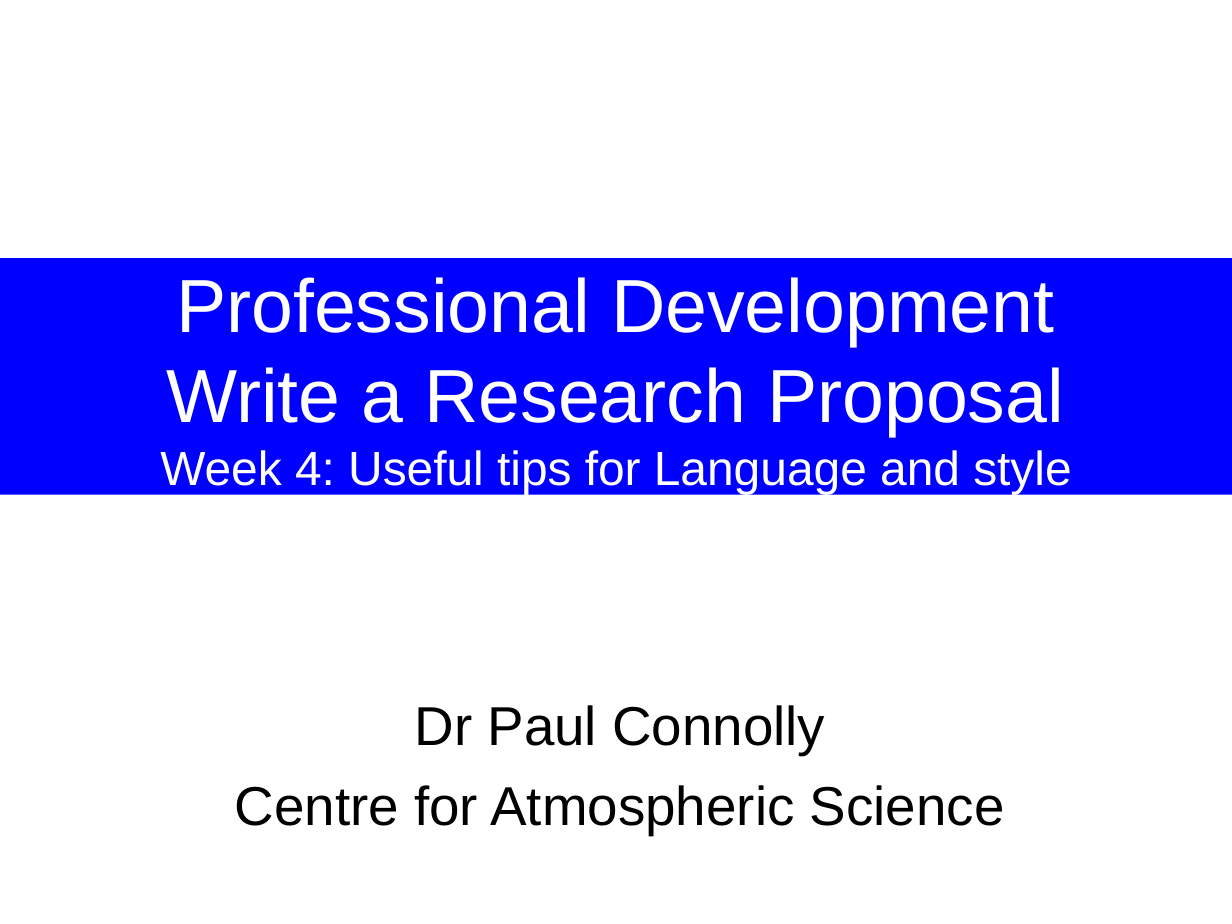
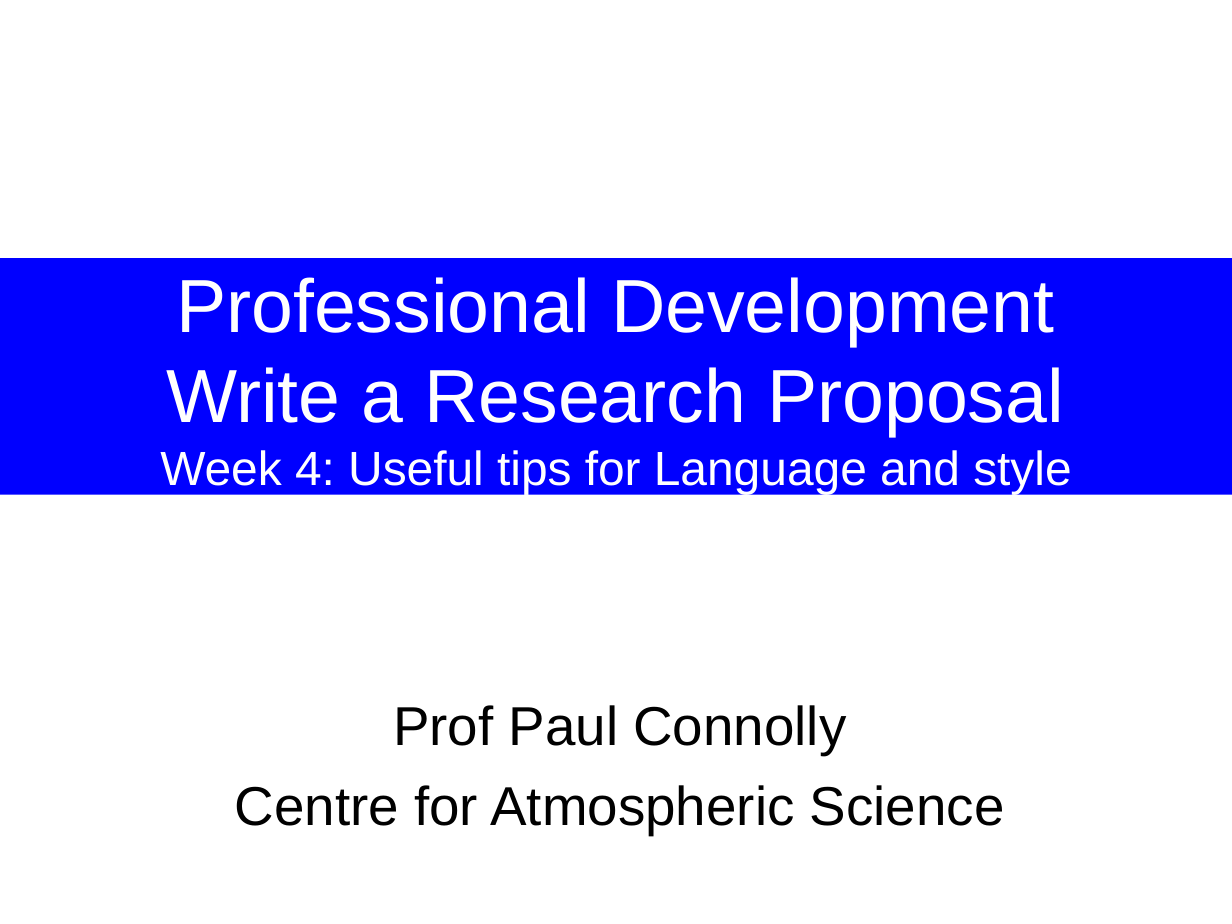
Before and after one commit to maul1609/tutorial-schedule-2, a slide deck: slide 1 of material/eart29200_tutorial4_asynchronous.ppt. Drawn at 1232x924 pixels with LibreOffice and Linux fonts; fonts in the diff are those of the drawing. Boxes give left, top, right and bottom in pixels: in the first picture for what was removed or moved away, otherwise in the second. Text is boxed around its words. In the diff, an @@ line names an element or a change of style, - is before the commit and + after.

```diff
--- a/material/eart29200_tutorial4_asynchronous.ppt
+++ b/material/eart29200_tutorial4_asynchronous.ppt
@@ subtitle at [393,705,846,755]: text changed @@
-Dr Paul Connolly
+Prof Paul Connolly
```
Also in this commit, not shown: 13 other files.
